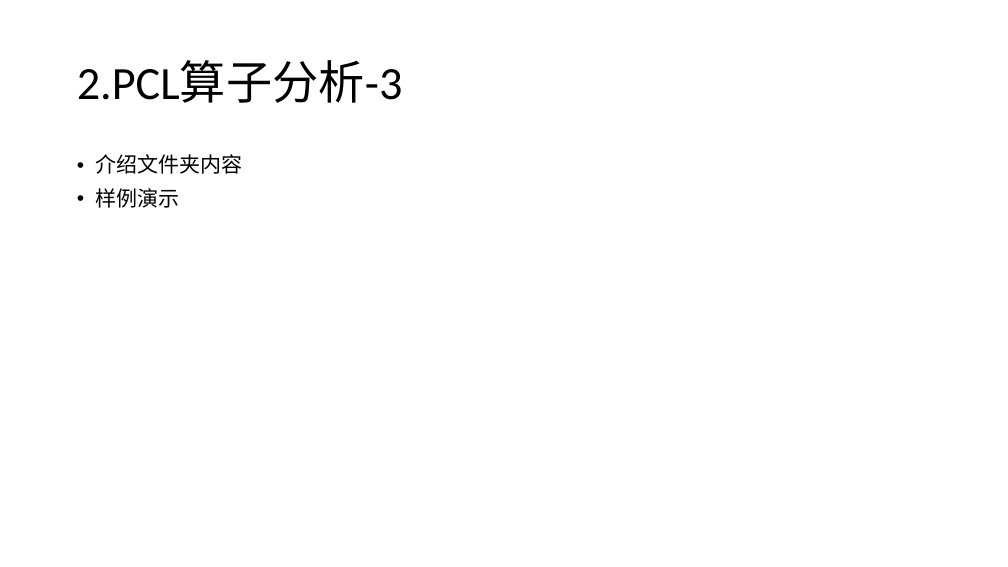
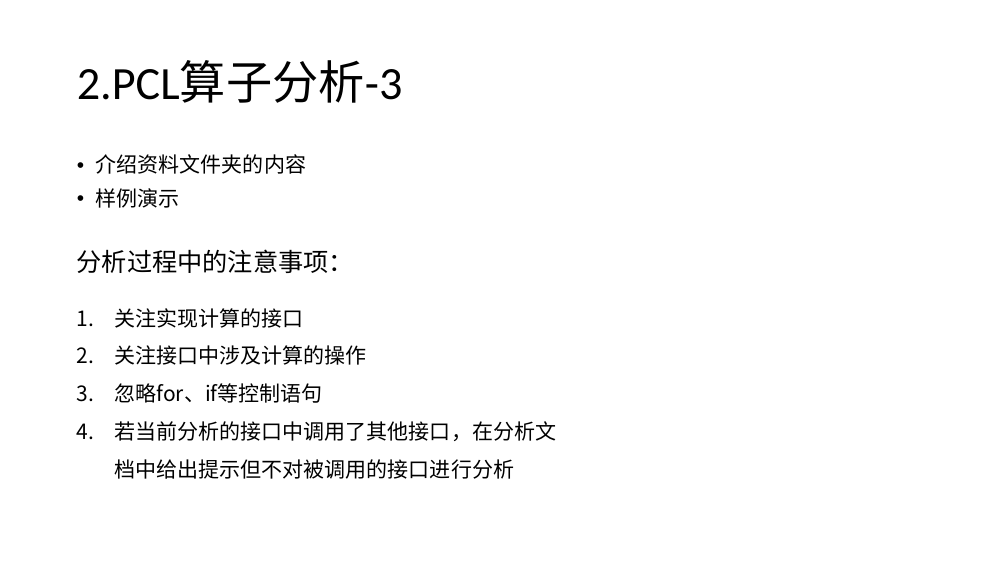
Before and after one commit to zyx1999/pcl, a slide deck: slide 7 of 其他资料/线上会议/2021_10_17/20211017.pptx. Drawn at 1008x567 pixels with LibreOffice and Linux fonts; fonts in the diff are those of the drawing. Boxes give left, top, right and bottom in pixels: in the first picture for what was removed or moved away, otherwise in the second. Text is boxed around its words. In the diff, an @@ line names an element or a change of style, - is before the commit and + after.

```diff
--- a/其他资料/线上会议/2021_10_17/20211017.pptx
+++ b/其他资料/线上会议/2021_10_17/20211017.pptx
@@ text at (x1=96, y1=154, x2=306, y2=174): text changed @@
-• 介绍文件夹内容
+• 介绍资料文件夹的内容
@@ text added at (x1=77, y1=249, x2=354, y2=273), 24 pt, text #000000 @@
+分析过程中的注意事项：
@@ text added at (x1=115, y1=308, x2=557, y2=479), 20 pt, text #000000 @@
+1. 关注实现计算的接口
+2. 关注接口中涉及计算的操作
+3. 忽略for、if等控制语句
+4. 若当前分析的接口中调用了其他接口，在分析文档中给出提示但不对被调用的接口进行分析
```
Also in this commit, not shown: 2 other slides changed, 2 other files.
